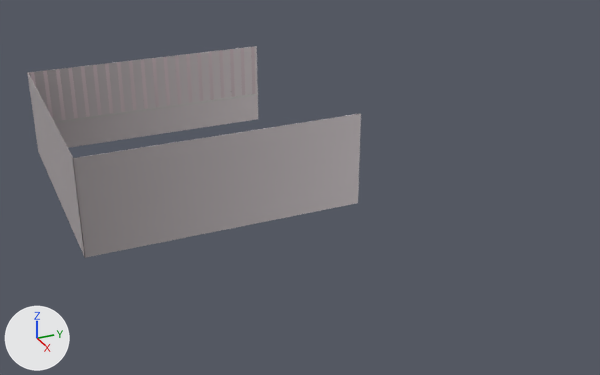
Two versions of the glTF model public/assets/island/home-v1/home_wallpaper__pink.glb, one commit apart.
Rendered twice from a 50 mm camera at (23.23, -6.58, 10.63) aimed at (2.82, 2.6, 0.42). Every picture has the same lights, and +X, +Y and +Z are marked at lower left. The picture after the commit comes second. Where no turn or scale is listed for an object, it has been applied to the vertices. Vertices at exactly the same position are counted once.
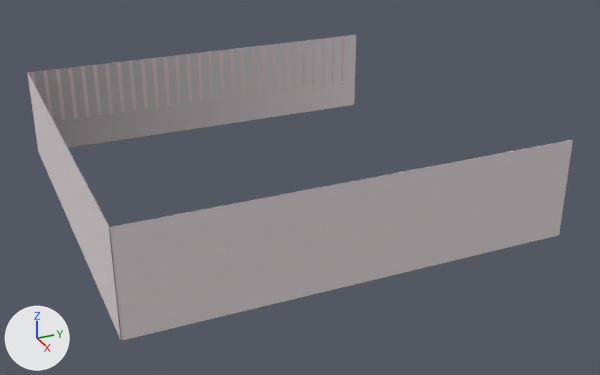
The newer file is also turned or shifted as a whole; pictures and numbers use the older file's frame.

Pixel boxes [x1, y1, x2, y2] of what changed, in the pictures (600 x 375 px; the box of a moved part takes in the faces that stretch with it):
'Mesh_0', reshaped (63% wider, 44% taller): before [27, 46, 361, 258]; after [27, 35, 573, 341]
part 1 of me_mesh_0, moved or reshaped (not visible before): after [262, 45, 266, 93]
part 2 of me_mesh_0, moved or reshaped (not visible before): after [272, 44, 276, 91]
part 3 of me_mesh_0, moved or reshaped (not visible before): after [282, 43, 286, 90]
part 4 of me_mesh_0, moved or reshaped (not visible before): after [292, 42, 296, 88]
part 5 of me_mesh_0, moved or reshaped (not visible before): after [302, 41, 306, 87]
part 6 of me_mesh_0, moved or reshaped (not visible before): after [312, 40, 315, 86]
part 7 of me_mesh_0, moved or reshaped (not visible before): after [322, 38, 325, 84]
part 8 of me_mesh_0, moved or reshaped (not visible before): after [331, 37, 335, 83]
part 9 of me_mesh_0, moved or reshaped (not visible before): after [341, 36, 345, 82]
part 10 of me_mesh_0, added: after [27, 73, 573, 341]
part 11 of me_mesh_0, moved or reshaped: before [28, 46, 258, 148]; after [27, 35, 356, 148]
part 12 of me_mesh_0, deleted: before [27, 72, 361, 258]

Edits to the bpy script that builds the scene:
```text
Change me_mesh_0:
    used by ob_mesh_0; location = (-3.95, 3.95, 0.14)
    remove me_mesh_0.from_pydata(...)  # 524 vertices, 792 faces; spans x 0.0..7.9, y -7.9..0.0, z 0.0..2.75
    add me_mesh_0.from_pydata(...)  # 740 vertices, 1116 faces; spans x 0.0..11.9, y -7.9..4.0, z 0.0..2.75
    me_mesh_0 part 1: the loose piece of 8 vertices spanning x 7.88..7.9, y -0.21..-0.09, z 1.0..2.75 is moved by (-7.88, 0.4, 0.0)
    me_mesh_0 part 2: the loose piece of 8 vertices spanning x 7.88..7.9, y -0.61..-0.49, z 1.0..2.75 is moved by (-7.88, 1.2, 0.0)
    me_mesh_0 part 3: the loose piece of 8 vertices spanning x 7.88..7.9, y -1.01..-0.89, z 1.0..2.75 is moved by (-7.88, 2.0, 0.0)
    me_mesh_0 part 4: the loose piece of 8 vertices spanning x 7.88..7.9, y -1.41..-1.29, z 1.0..2.75 is moved by (-7.88, 2.8, 0.0)
    me_mesh_0 part 5: the loose piece of 8 vertices spanning x 7.88..7.9, y -1.81..-1.69, z 1.0..2.75 is moved by (-7.88, 3.6, 0.0)
    me_mesh_0 part 6: the loose piece of 8 vertices spanning x 7.88..7.9, y -2.21..-2.09, z 1.0..2.75 is moved by (-7.88, 4.4, 0.0)
    me_mesh_0 part 7: the loose piece of 8 vertices spanning x 7.88..7.9, y -2.61..-2.49, z 1.0..2.75 is moved by (-7.88, 5.2, 0.0)
    me_mesh_0 part 8: the loose piece of 8 vertices spanning x 7.88..7.9, y -3.01..-2.89, z 1.0..2.75 is moved by (-7.88, 6.0, 0.0)
    me_mesh_0 part 9: the loose piece of 8 vertices spanning x 7.88..7.9, y -3.41..-3.29, z 1.0..2.75 is moved by (-7.88, 6.8, 0.0)
    me_mesh_0 part 10: 158 vertices added at x 11.86..11.9, y -7.9..4.0, z 0.0..2.75
    me_mesh_0 part 11: 8 vertices removed from x 0.0..0.03, y 0.0, z 0.0..2.75; 8 vertices added at x 0.0..0.04, y 4.0, z 0.0..2.75
    me_mesh_0 part 12: 14 vertices removed from x 7.88..7.9, y -7.9..0.0, z 0.0..2.75
    other edits to the shape of me_mesh_0 do not show in these pictures
```
